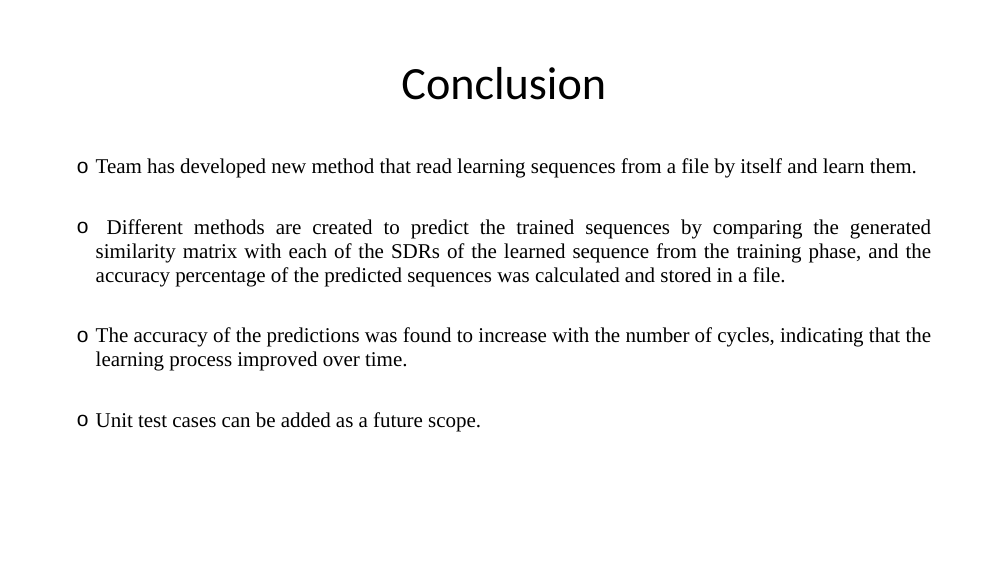
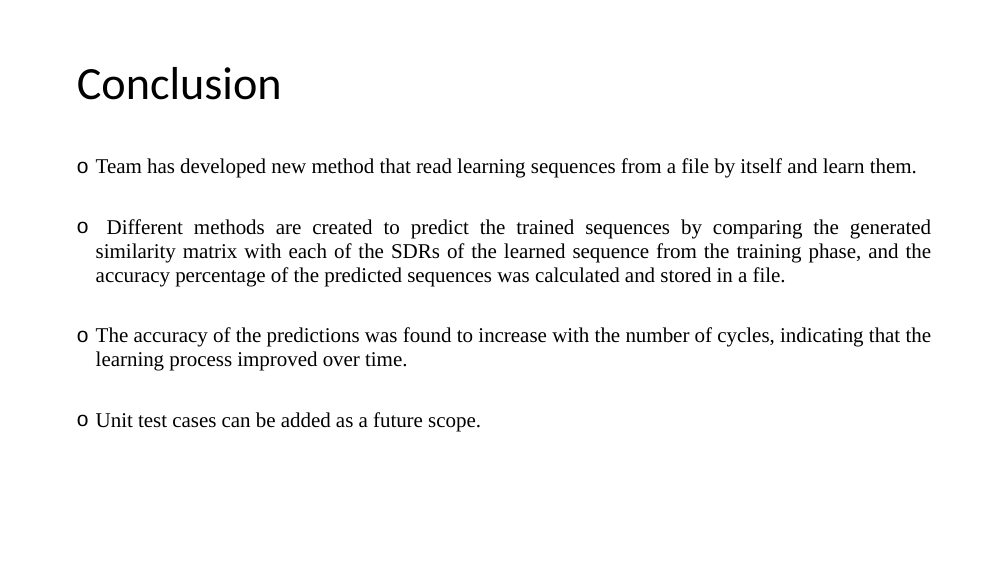
Before and after one commit to ddobric/neocortexapi, a slide deck: slide 12 of source/MySEProject/Documentation/ML2223_15 Approve Prediction of Multisequence Learning.pptx (slide 13 before the commit). Drawn at 1008x567 pixels with LibreOffice and Linux fonts; fonts in the diff are those of the drawing. Boxes give left, top, right and bottom in pixels: in the first picture for what was removed or moved away, otherwise in the second. Text is boxed around its words. In the diff, an @@ line names an element or a change of style, - is before the commit and + after.

```diff
--- a/source/MySEProject/Documentation/ML2223_15 Approve Prediction of Multisequence Learning.pptx
+++ b/source/MySEProject/Documentation/ML2223_15 Approve Prediction of Multisequence Learning.pptx
@@ title "Conclusion" at [77,67,282,100]: alignment centre to left @@
```
Also in this commit, not shown: 8 other slides changed, 1 slide removed.
